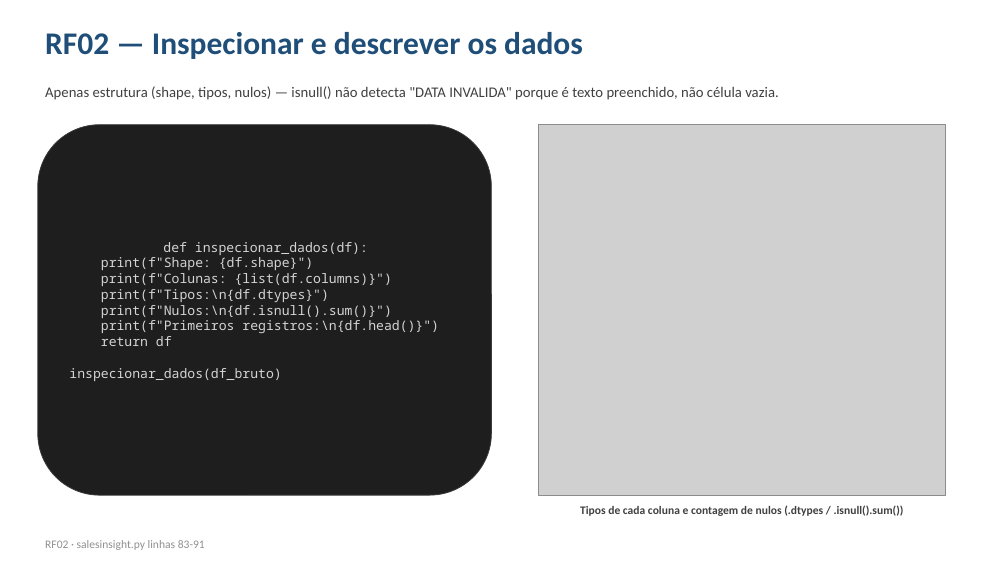
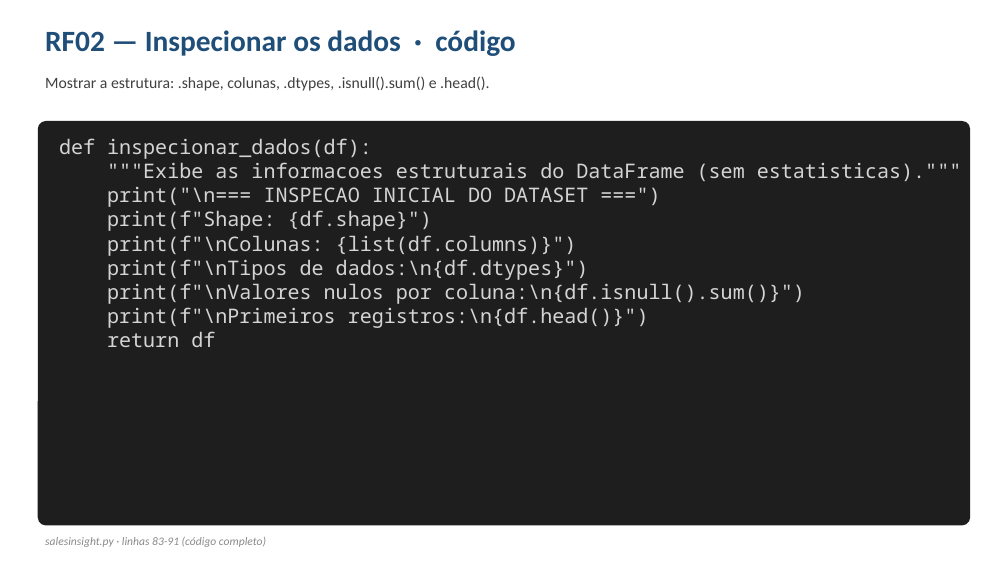
Before and after one commit to petersongardin/SalesInsight-PY, a slide deck: slide 6 of SalesInsight_PY.pptx (slide 4 before the commit). Drawn at 1008x567 pixels with LibreOffice and Linux fonts; fonts in the diff are those of the drawing; grey boxes stand for pictures. Boxes give left, top, right and bottom in pixels: in the first picture for what was removed or moved away, otherwise in the second. Text is boxed around its words. In the diff, an @@ line names an element or a change of style, - is before the commit and + after.

```diff
--- a/SalesInsight_PY.pptx
+++ b/SalesInsight_PY.pptx
@@ text at <box>45,30,515,56</box>: text changed; size 30 to 28 pt @@
-RF02 — Inspecionar e descrever os dados
+RF02 — Inspecionar os dados · código
@@ text at <box>45,76,489,91</box>: text changed; size 14 to 15 pt @@
-Apenas estrutura (shape, tipos, nulos) — isnull() não detecta "DATA INVALIDA" porque é texto preenchido, não célula vazia.
+Mostrar a estrutura: .shape, colunas, .dtypes, .isnull().sum() e .head().
@@ rounded rectangle "def inspecionar_dados(df):": place and size @@
-rounded rectangle "def inspecionar_dados(df):" at <box>38,125,492,495</box>
+rounded rectangle "def inspecionar_dados(df):" at <box>38,121,970,526</box>
@@ rounded rectangle "def inspecionar_dados(df):" at <box>38,121,970,526</box>: vertical alignment middle to top; outline #3A3A3A 0.75 pt to none; proportions changed @@
@@ text in rounded rectangle at <box>59,138,432,347</box>: size 12.5 to 19.1 pt in "def inspecionar_dados(df):", "print(f"Shape: {df.shape}")", "return df"; alignment centre to left @@
@@ picture removed at <box>539,125,946,495</box> @@
@@ text in rounded rectangle at <box>107,162,962,207</box>: paragraphs added @@
+"""Exibe as informacoes estruturais do DataFrame (sem estatisticas)."""
+print("\n=== INSPECAO INICIAL DO DATASET ===")
@@ text in rounded rectangle at <box>107,235,805,328</box>: text changed; size 12.5 to 19.1 pt @@
-print(f"Colunas: {list(df.columns)}")
-print(f"Tipos:\n{df.dtypes}")
-print(f"Nulos:\n{df.isnull().sum()}")
-print(f"Primeiros registros:\n{df.head()}")
+print(f"\nColunas: {list(df.columns)}")
+print(f"\nTipos de dados:\n{df.dtypes}")
+print(f"\nValores nulos por coluna:\n{df.isnull().sum()}")
+print(f"\nPrimeiros registros:\n{df.head()}")
@@ text in rounded rectangle at <box>69,368,281,381</box>: paragraph removed @@
-inspecionar_dados(df_bruto)
@@ text removed at <box>580,505,904,516</box> @@
-Tipos de cada coluna e contagem de nulos (.dtypes / .isnull().sum())
@@ text at <box>45,537,266,547</box>: text changed; text colour #909090 to #8A8A8A; italic on @@
-RF02 · salesinsight.py linhas 83-91
+salesinsight.py · linhas 83-91 (código completo)
```
Also in this commit, not shown: 18 other slides changed, 19 slides added, 2 slides removed, 15 other files.
